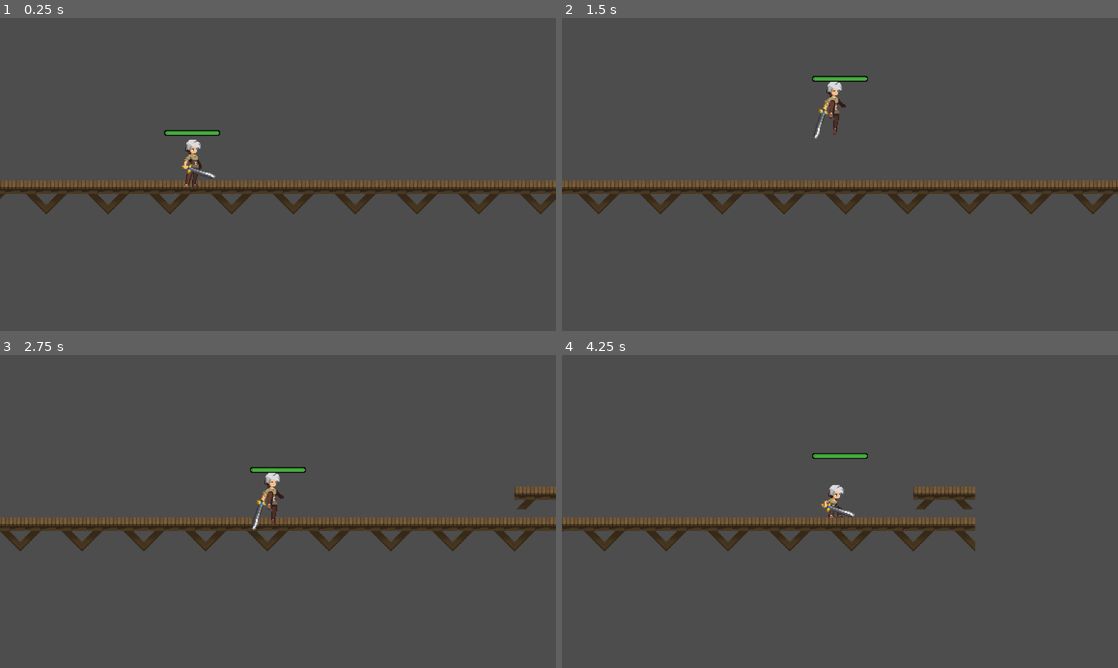
Above: before the commit, frames 1-4 (two rows, left to right).
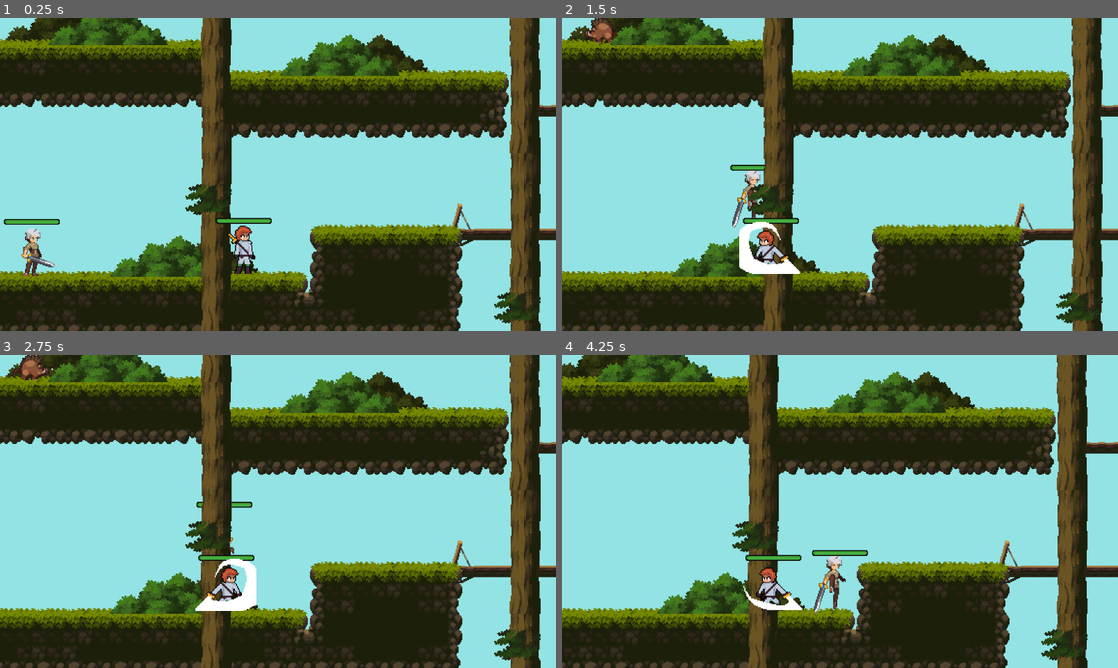
Above: after the commit, the same moments.

Repository: Sushil825/AS
Game: Godot game, scene res://Scenes/TileSet/jungle_map.tscn
Same seed, same stepped clock (60 frames per second), same inputs: the game is played once before the commit and once after it. Before the commit the project starts from res://Scenes/TestScenes/TestScene1.tscn.
Inputs:
- Up to frame 1 (0.25 s): no input
- Up to frame 2 (1.5 s): hold Shift (dash) 0.53-1.28 s; hold D (right) from 0.53 s (still down); tap Space (jump) at 0.77, 1.07 s; tap K (heavy_attack) at 0.8, 1.35 s
- Up to frame 3 (2.75 s): tap Space (jump) at 1.52, 1.82, 2.3 s; tap J (light_attack) at 1.55 s; release D (right) at 2.03 s; hold A (left) from 2.03 s (still down); hold J (light_attack) from 2.03 s (still down)
- Up to frame 4 (4.25 s): release A (left) at 2.78 s; release J (light_attack) at 2.78 s; hold D (right) from 2.78 s (still down); tap Space (jump) at 2.85, 3.02, 3.32, 3.77, 4.07 s; tap Shift (dash) at 3.05 s; hold Shift (dash) from 3.53 s (still down); tap K (heavy_attack) at 3.8 s

The runs differ from the first frame. In frame 1, 100% of the frame differs, in the area x 0-100%, y 0-100%; in frame 2, 100%; in frame 3, 99%; in frame 4, 100%.

Commit message:
Added ray cast collission instead of tweening directly to end position to avoid game breakinng bugs and some bug fixes

Diff:
--- a/Scenes/Components/CoreAbilities/dash_component.gd
+++ b/Scenes/Components/CoreAbilities/dash_component.gd
@@ -12,9 +12,13 @@
 @export var player:CharacterBody2D
 @export var sprite:AnimatedSprite2D
 
+
+@export var use_raycast_collision:bool=true
+
 var can_dash:bool=true
 var is_dashing:bool=false
 var dash_tween:Tween
+var original_vel:Vector2
 
 
 func _ready() -> void:
@@ -33,13 +37,18 @@
 		return
 	can_dash=false
 	is_dashing=true
+	original_vel=player.velocity
 	dash_started.emit()
 
 	#Dash logic here
 
 	start_dash_effect()
 	#Perform dash
-	await  dash_movement(direction)
+
+	if use_raycast_collision:
+		await dash_with_collision_detection(direction)
+	else:
+		await  dash_movement(direction)
 
 	#End dash
 
@@ -51,6 +60,54 @@
 	can_dash=true
 
 
+func dash_with_collision_detection(direction:Vector2):
+
+	var space_state=player.get_world_2d().direct_space_state
+	var start_pos=player.global_position
+
+	var query=PhysicsRayQueryParameters2D.create(
+		start_pos,
+		start_pos+direction*dash_distance
+	)
+
+
+	query.collision_mask=player.collision_mask
+	query.exclude=[player.get_rid()]
+	var result=space_state.intersect_ray(query)
+
+	var target_pos:Vector2
+
+	if result:
+		#If hit something stop
+
+		var hit_point=result.position
+		var safe_distance=16
+		target_pos=hit_point-direction*safe_distance
+
+	else:
+
+		target_pos=start_pos+direction*dash_distance
+
+	dash_tween=create_tween()
+	dash_tween.set_ease(Tween.EASE_OUT)
+	dash_tween.set_trans(Tween.TRANS_QUART)
+
+	var distance_to_travel=start_pos.distance_to(target_pos)
+	var current_distance=0.0
+
+	dash_tween.tween_method(
+		func(distance:float):
+			var progress=distance/distance_to_travel if distance_to_travel>0 else 1.0
+			var new_pos=start_pos.lerp(target_pos,progress)
+			player.velocity=(new_pos-player.global_position)/get_physics_process_delta_time()
+			player.move_and_slide(),
+			0.0,
+			distance_to_travel,
+			dash_duration
+			)
+
+	await dash_tween.finished
+	player.velocity=Vector2.ZERO
 
 func dash_movement(direction:Vector2):
 
@@ -114,7 +171,8 @@
 
 func create_afterimage():
 
-	var afterimage_count=8
+	var afterimage_count=5
+
 	var afterimage_duration=dash_duration*1.5
 
 	for i in range(afterimage_count):
--- a/Scenes/Components/hurt_box_component.gd
+++ b/Scenes/Components/hurt_box_component.gd
@@ -30,7 +30,6 @@
 
 
 func take_hit(hitbox:HitBoxComponent):
-	print("took hit")
 	if not health_component:
 		return
 	var damage=hitbox.damage
--- a/Scenes/Entities/Enemies/Swordsman/Base/swordsman_base.gd
+++ b/Scenes/Entities/Enemies/Swordsman/Base/swordsman_base.gd
@@ -349,3 +349,4 @@
 func Take_Damage(Power : float) -> void:
 	health_component.take_damage(Power)
 	hurt_box_component.create_hit_effect()
+	print(health_component.current_health)
--- /dev/null
+++ b/Scenes/Entities/Enemies/Swordsman/Types/basic_swordsman.gd
@@ -0,0 +1 @@
+extends "res://Scenes/Entities/Enemies/Swordsman/Base/swordsman_base.gd"
--- a/Scenes/Entities/Enemies/Swordsman/Types/basic_swordsman.tscn
+++ b/Scenes/Entities/Enemies/Swordsman/Types/basic_swordsman.tscn
@@ -1,8 +1,7 @@
-[gd_scene load_steps=26 format=3 uid="uid://bgfyrna8xchsg"]
+[gd_scene load_steps=25 format=3 uid="uid://bgfyrna8xchsg"]
 
 [ext_resource type="PackedScene" uid="uid://da58iwmbsviea" path="res://Scenes/Entities/Enemies/Swordsman/Base/swordsman_base.tscn" id="1_anyfx"]
-[ext_resource type="Resource" uid="uid://bf4j6wwh5p4lf" path="res://Resources/Weapon/BaseSword.tres" id="2_l87eh"]
-[ext_resource type="Resource" uid="uid://dwsfww5glec2a" path="res://Resources/Attack/base_light_attack.tres" id="3_efkif"]
+[ext_resource type="Script" uid="uid://blkyu8v8rpjlj" path="res://Scenes/Entities/Enemies/Swordsman/Types/basic_swordsman.gd" id="2_dx6ih"]
 [ext_resource type="Texture2D" uid="uid://d2qnynhbxi8s8" path="res://Assets/Swordsman/Hero swordsman Attack.png" id="4_0wnoo"]
 [ext_resource type="Texture2D" uid="uid://ebavxtbxfpey" path="res://Assets/Swordsman/Hero swordsman idle.png" id="5_xfhsm"]
 [ext_resource type="Texture2D" uid="uid://hu3cl40pokma" path="res://Assets/Swordsman/Hero swordsman Run.png" id="6_pg4au"]
@@ -142,9 +141,9 @@
 
 [node name="SwordsmanBase" instance=ExtResource("1_anyfx")]
 collision_layer = 65538
+script = ExtResource("2_dx6ih")
 can_dodge = true
-current_weapon = ExtResource("2_l87eh")
-enemy_attack = ExtResource("3_efkif")
+move_speed = 50.0
 
 [node name="HurtBoxComponent" parent="." index="0"]
 collision_layer = 65536
@@ -158,6 +157,9 @@
 position = Vector2(0, 7)
 shape = SubResource("CapsuleShape2D_anyfx")
 debug_color = Color(0.241599, 0.628628, 0.293732, 0.42)
+
+[node name="HealthComponent" parent="." index="2"]
+max_health = 100
 
 [node name="DashComponent" parent="CoreAbilities" index="1" node_paths=PackedStringArray("player")]
 player = NodePath("../..")
--- a/Scenes/Entities/Player/player.gd
+++ b/Scenes/Entities/Player/player.gd
@@ -24,13 +24,28 @@
 
 @export var direction: Vector2 = Vector2.ZERO
 @export var debug_mode:bool=false
-
+@onready var audio_player: AudioStreamPlayer2D = $AudioStreamPlayer2D
+
+var prev_dir=Vector2.RIGHT
 var current_state:PlayerState=PlayerState.IDLE
 var previous_state:PlayerState=PlayerState.IDLE
 
 var Enemy : CharacterBody2D = null
 var Attack_Type : AttackData.Type = AttackData.Type.LIGHT
 
+
+@export var light_attack_audio: AudioStream
+@export var heavy_attack_audio: AudioStream
+@export var jump_audio: AudioStream
+@export var land_audio: AudioStream
+@export var dash_audio: AudioStream
+@export var hurt_audio: AudioStream
+
+
+func play_audio(audio_stream: AudioStream):
+	if audio_stream and audio_player:
+		audio_player.stream = audio_stream
+		audio_player.play()
 
 func _ready() -> void:
 	#Connect all the signal from the components
@@ -74,7 +89,10 @@
 
 func _get_input_direction():
 	direction=movement_component.get_direction()
-
+	set_prev_direction()
+func set_prev_direction():
+	if direction!=Vector2.ZERO:
+		prev_dir=direction
 
 func enter_state(state:PlayerState):
 
@@ -98,10 +116,14 @@
 			#Checking jump states in order
 			if movement_component.is_on_ground() and movement_component.just_landed():
 				animated_sprite_2d.play("jump_end")
+				play_audio(jump_audio)
 			elif movement_component.is_in_air():
 				animated_sprite_2d.play("in_air")
 			elif movement_component.is_Jumping() or movement_component.just_jumped():
 				animated_sprite_2d.play("jump_start")
+				play_audio(jump_audio)
+		PlayerState.DASHING:
+			play_audio(dash_audio)
 
 func exit_state(state:PlayerState):
 	if debug_mode:
@@ -136,7 +158,8 @@
 					attack_component.perform_heavy_attack()
 			elif event.is_action_pressed("dash"):
 				change_state(PlayerState.DASHING)
-				dash_component.perform_dash(direction)
+				dash_component.perform_dash(prev_dir)
+				print(direction)
 			elif event.is_action_pressed("dodge"):
 				change_state(PlayerState.DODGING)
 				dodge_component.perform_dodge()
@@ -151,6 +174,12 @@
 					change_state(PlayerState.DASHING)
 					dash_component.perform_dash(direction)
 
+
+		PlayerState.JUMPING:
+			if event.is_action_pressed("dash"):
+				if dash_component.can_dash:
+					change_state(PlayerState.DASHING)
+					dash_component.perform_dash(prev_dir)
 
 #Handling Idle state
 
--- a/Scenes/Entities/Player/player.tscn
+++ b/Scenes/Entities/Player/player.tscn
@@ -1,19 +1,24 @@
-[gd_scene load_steps=61 format=3 uid="uid://cou2lca40qdxl"]
+[gd_scene load_steps=66 format=3 uid="uid://cou2lca40qdxl"]
 
 [ext_resource type="Texture2D" uid="uid://pttpo6wfmcsq" path="res://Assets/Legacy-Fantasy - High Forest 2.3/Character/Idle/Idle-Sheet.png" id="1_4ffj5"]
 [ext_resource type="Script" uid="uid://dj0lg7bkycc4m" path="res://Scenes/Entities/Player/player.gd" id="1_rx582"]
 [ext_resource type="Material" uid="uid://d1q7ddmemlsgn" path="res://Resources/Shaders/dash_material.tres" id="2_hkmxn"]
 [ext_resource type="Texture2D" uid="uid://dq23t14l2g002" path="res://Assets/Legacy-Fantasy - High Forest 2.3/Character/Attack-01/Attack-01-Sheet.png" id="2_i4twt"]
+[ext_resource type="AudioStream" uid="uid://duv7ji3c4u2k" path="res://Assets/Sounds/Player/SwordLight.wav" id="2_mt20e"]
 [ext_resource type="Script" uid="uid://cbljtbydq410e" path="res://Scenes/Components/hurt_box_component.gd" id="2_rx582"]
+[ext_resource type="AudioStream" uid="uid://uw08k3mrv7am" path="res://Assets/Sounds/Player/Swordheavy.wav" id="3_50st8"]
 [ext_resource type="Script" uid="uid://dlf30ooli6jr" path="res://Scenes/Components/health_component.gd" id="3_rx582"]
 [ext_resource type="Texture2D" uid="uid://cy6oa5058are5" path="res://Assets/Legacy-Fantasy - High Forest 2.3/Character/Jump-Start/Jump-Start-Sheet.png" id="4_0fwr3"]
 [ext_resource type="Texture2D" uid="uid://ilfgidbd63yk" path="res://Assets/Legacy-Fantasy - High Forest 2.3/Character/Run/Run-Sheet.png" id="4_0yfgq"]
+[ext_resource type="AudioStream" uid="uid://cgnibop2on1pj" path="res://Assets/Sounds/Player/Jump.wav" id="4_1ee1x"]
 [ext_resource type="Texture2D" uid="uid://cnxobqfoxii6i" path="res://Assets/Legacy-Fantasy - High Forest 2.3/Character/Jumlp-All/Jump-All-Sheet.png" id="4_p22ti"]
 [ext_resource type="Script" uid="uid://bh04okmk0y7f" path="res://Scenes/Components/CoreAbilities/dodge_component.gd" id="4_y6hyn"]
 [ext_resource type="Script" uid="uid://c60wdk640jber" path="res://Scenes/Components/CoreAbilities/dash_component.gd" id="5_75l7y"]
 [ext_resource type="Texture2D" uid="uid://bm4ga3y8tn358" path="res://Assets/Legacy-Fantasy - High Forest 2.3/Character/Jump-End/Jump-End-Sheet.png" id="5_hkmxn"]
+[ext_resource type="AudioStream" uid="uid://ckvoh4tuq4mo2" path="res://Assets/Sounds/Player/Dash.wav" id="5_wl017"]
 [ext_resource type="Script" uid="uid://b7pywml3u85jn" path="res://Scenes/Components/CoreAbilities/parry_component.gd" id="6_5o8lj"]
 [ext_resource type="Script" uid="uid://x2gfe5eqhe3q" path="res://Scenes/Components/Movements/movement_component.gd" id="6_q8fdp"]
+[ext_resource type="AudioStream" uid="uid://wm52ac2sks2g" path="res://Assets/Sounds/Player/Hurt.wav" id="6_sajyx"]
 [ext_resource type="Script" uid="uid://dwn5s6v5no107" path="res://Scenes/Components/hit_box_component.gd" id="10_qtr04"]
 [ext_resource type="Script" uid="uid://c0aresow0k4hg" path="res://Scenes/Components/WeaponAttack/attack_component.gd" id="15_hkmxn"]
 [ext_resource type="PackedScene" uid="uid://72br7ke1iwip" path="res://Scenes/Components/camera_component.tscn" id="17_oedhw"]
@@ -325,6 +330,12 @@
 texture_filter = 1
 collision_mask = 6
 script = ExtResource("1_rx582")
+light_attack_audio = ExtResource("2_mt20e")
+heavy_attack_audio = ExtResource("3_50st8")
+jump_audio = ExtResource("4_1ee1x")
+land_audio = ExtResource("4_1ee1x")
+dash_audio = ExtResource("5_wl017")
+hurt_audio = ExtResource("6_sajyx")
 
 [node name="AnimatedSprite2D" type="AnimatedSprite2D" parent="."]
 texture_filter = 1
@@ -416,3 +427,5 @@
 texture_progress = ExtResource("20_o25qk")
 script = ExtResource("21_o25qk")
 health_component = NodePath("../../HealthComponent")
+
+[node name="AudioStreamPlayer2D" type="AudioStreamPlayer2D" parent="."]
--- a/Scenes/TileSet/jungle_map.tscn
+++ b/Scenes/TileSet/jungle_map.tscn
@@ -7,6 +7,7 @@
 [ext_resource type="PackedScene" uid="uid://sja4gr0plns4" path="res://Scenes/Entities/Enemies/small_bee.tscn" id="4_tgldr"]
 [ext_resource type="PackedScene" uid="uid://cxgrpymmn2brt" path="res://Scenes/Entities/Enemies/snail.tscn" id="5_go8p0"]
 [ext_resource type="PackedScene" uid="uid://voyfmt3j2sk1" path="res://Scenes/Entities/Enemies/boar.tscn" id="6_cxiej"]
+[ext_resource type="PackedScene" uid="uid://bgfyrna8xchsg" path="res://Scenes/Entities/Enemies/Swordsman/Types/basic_swordsman.tscn" id="8_vrcvg"]
 
 [sub_resource type="RectangleShape2D" id="RectangleShape2D_vrcvg"]
 size = Vector2(65.5, 65)
@@ -59,4 +60,8 @@
 position = Vector2(1161, 25)
 shape = SubResource("RectangleShape2D_vrcvg")
 
+[node name="SwordsmanBase" parent="." instance=ExtResource("8_vrcvg")]
+position = Vector2(252, 561)
+collision_layer = 2
+
 [connection signal="body_entered" from="Change_Scene" to="." method="_on_change_scene_body_entered"]
--- a/project.godot
+++ b/project.godot
@@ -11,7 +11,7 @@
 [application]
 
 config/name="AS"
-run/main_scene="uid://2hay2vh1ir1b"
+run/main_scene="uid://b6rh8xuyyfvq"
 config/features=PackedStringArray("4.4", "GL Compatibility")
 config/icon="res://icon.svg"
 
Not shown, added: Assets/Sounds/Player/Dash.wav.import
Not shown, added: Assets/Sounds/Player/Hurt.wav.import
Not shown, added: Assets/Sounds/Player/Jump.wav.import
Not shown, added: Assets/Sounds/Player/SwordLight.wav.import
Not shown, added: Assets/Sounds/Player/Swordheavy.wav.import
Not shown, added: Scenes/Entities/Enemies/Swordsman/Types/basic_swordsman.gd.uid
Not shown: 1 places in Scenes/TileSet/jungle_map.tscn that only renumber resources
Not shown, added: Assets/Sounds/Player/Dash.wav
Not shown, added: Assets/Sounds/Player/Hurt.wav
Not shown, added: Assets/Sounds/Player/Jump.wav
Not shown, added: Assets/Sounds/Player/SwordLight.wav
Not shown, added: Assets/Sounds/Player/Swordheavy.wav
